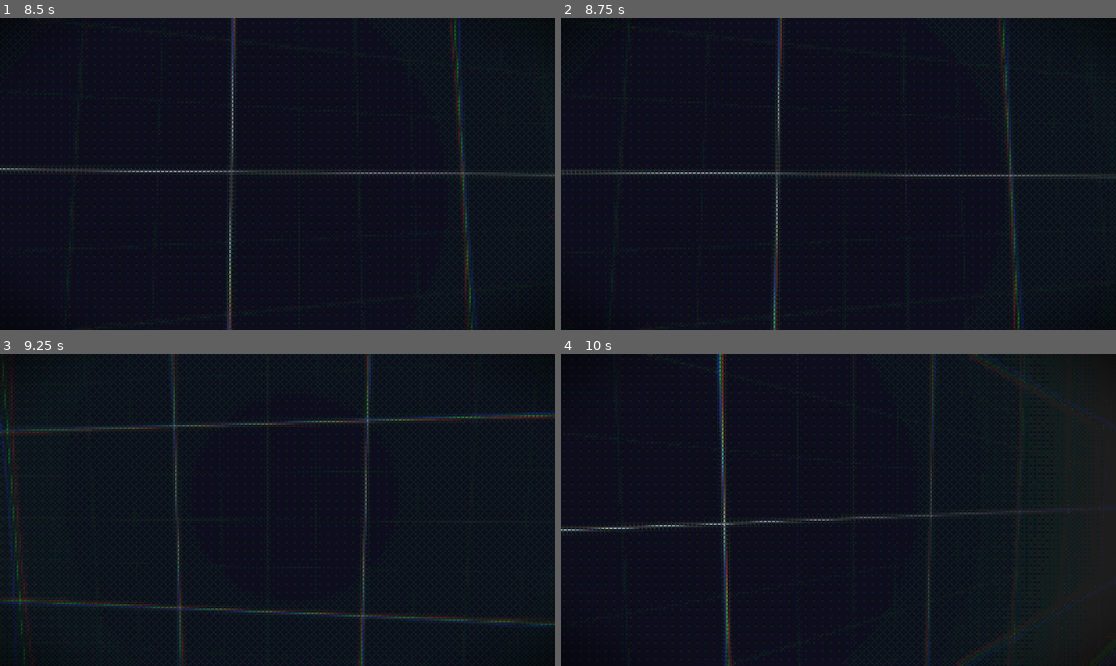
Above: before the commit, frames 1-4 (two rows, left to right).
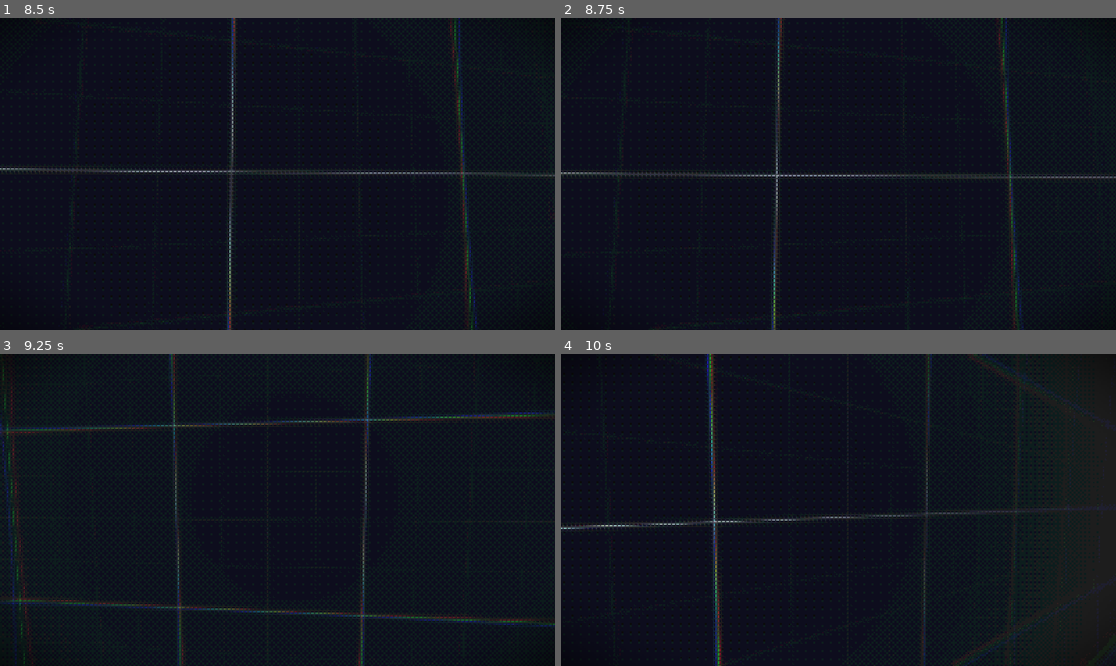
Above: after the commit, the same moments.

Repository: MagicBattle/Graveyard-Shift
Game: Godot game, scene res://scenes/main.tscn
Two runs of this game, one before a commit and one after it. Both use one fixed random seed, a clock stepped at 60 frames per second and the inputs below.
Inputs (mouse positions are in pixels of both pictures, inside the frame that each line leads up to):
- Up to frame 1 (8.5 s): move the mouse to (305, 174) at 0.52 s; hold Shift (sprint) 0.53-1.28 s; hold W (forward) 0.53-5.78 s; tap Space (jump) at 0.77, 1.52, 3.02, 3.77, 4.52, 6.02, 6.77, 7.52 s; move the mouse to (249, 174) at 1.27 s; tap Shift (sprint) every 1.5 s from 1.35 to 7.35 s; move the mouse to (288, 167) at 2.02 s; hold Shift (sprint) 2.03-2.78 s; move the mouse to (271, 180) at 2.77 s; move the mouse to (316, 177) at 3.52 s; hold Shift (sprint) 3.53-4.28 s; move the mouse to (233, 170) at 4.27 s; move the mouse to (283, 174) at 5.02 s; hold Shift (sprint) 5.03-5.78 s; move the mouse to (255, 167) at 5.77 s; hold D (right) 5.78-6.53 s; move the mouse to (305, 174) at 6.52 s; hold Shift (sprint) 6.53-7.28 s; hold W (forward) from 6.53 s (still down); move the mouse to (249, 174) at 7.27 s; move the mouse to (288, 167) at 8.02 s; hold Shift (sprint) from 8.03 s (still down)
- Up to frame 2 (8.75 s): keep holding W (forward); keep holding Shift (sprint)
- Up to frame 3 (9.25 s): move the mouse to (271, 516) at 8.77 s; release W (forward) at 8.78 s; release Shift (sprint) at 8.78 s; hold A (left) from 8.78 s (still down); tap Shift (sprint) at 8.85 s; tap Space (jump) at 9.02 s
- Up to frame 4 (10 s): move the mouse to (877, 513) at 9.52 s; release A (left) at 9.53 s; hold W (forward) from 9.53 s (still down); hold Shift (sprint) from 9.53 s (still down); tap Space (jump) at 9.77 s

Frame 1 is identical in both runs. In frame 2, 1.2% of the frame differs, in the area x 0-100%, y 0-100%; in frame 3, 0.9%; in frame 4, 2.8%, in the area x 0-84%, y 0-100%.

Commit message:
Fix stamina underflow and speed adjustment logic
Fixed Bug with holding Shift keeps sprinting

Diff:
--- a/-graveyard-shift/scripts/player.gd
+++ b/-graveyard-shift/scripts/player.gd
@@ -74,13 +74,20 @@
 		speed = WALK_SPEED
 		timer += delta
 
+	if stamina_current_level < 0:
+		stamina_current_level = 0
 
-	if (stamina_current_level - stamina_deletion_rate * delta) > 0:
+
+	if stamina_current_level > 0:
 		if Input.is_action_pressed("sprint") and not direction == Vector3.ZERO:
 			timer = 0
 			resting = false
 			speed = SPRINT_SPEED
 			stamina_current_level -= stamina_deletion_rate * delta
+	else:
+		speed = WALK_SPEED
+		resting = true
+		timer += delta
 
 
 	# Movement
